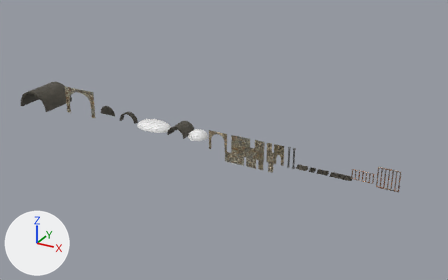
One commit to the Blender file Environnements Pre-tests/The Great Prison/Walls/Walls.blend: the scene before it, then after it.
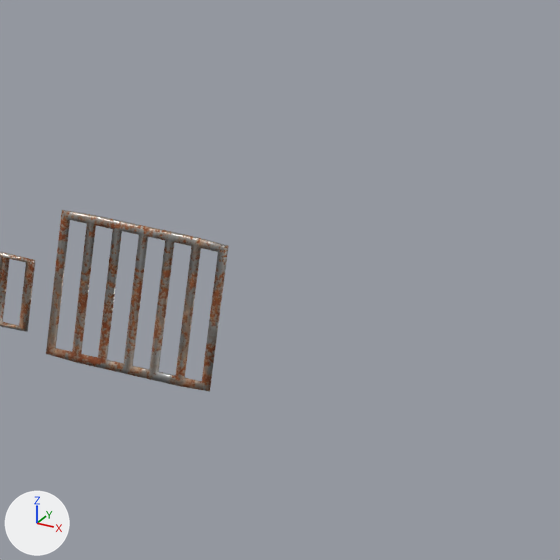
The first picture shows the older version from a 50 mm lens placed at (80.1, -193.4, 101.9), pointed at (-28.2, 3.4, 3.5). The close-ups show the older and then the newer version on the part from 82% to 100% of the width and 49% to 77% of the height of that picture. Only the edits that show in the close-ups are written down. Every picture has the same lights, and +X, +Y and +Z are marked at lower left.

In view in the first close-up: 'Barred walls', 'Large Barred Walls'.
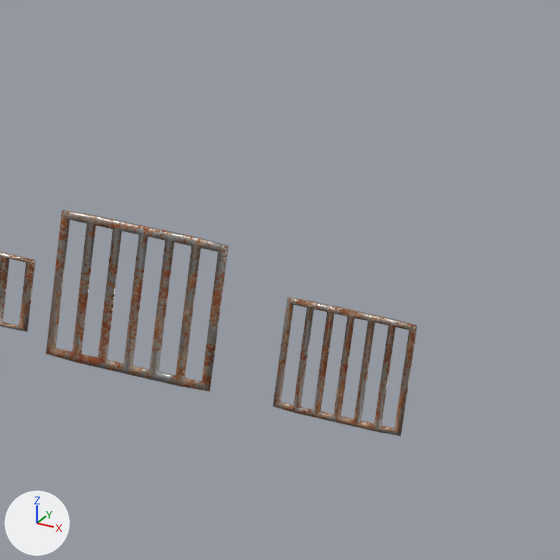
What differs and where, as boxes (x1, y1, x2, y2) in the close-ups (560 x 560 px):
'Barred walls Sm', added (brown)
    after: (273, 297, 417, 436)

Diff of the bpy script that builds the scene:
```diff
--- a/Environnements Pre-tests/The Great Prison/Walls/Walls.blend.py
+++ b/Environnements Pre-tests/The Great Prison/Walls/Walls.blend.py
@@ me_plane_011 @@
+me_plane_011.from_pydata(...)  # 294 vertices, 304 faces; spans x -3.0..3.0, y -3.0..3.0, z -0.19..0.19
+me_plane_011.polygons.foreach_set('use_smooth', [True] * 304)
+me_plane_011.materials.append(mat_rusted_iron_material)
@@ ob_barred_walls_sm @@
+ob_barred_walls_sm = bpy.data.objects.new('Barred walls Sm', me_plane_011)
+ob_barred_walls_sm.location = (48.0, 0.0, 3.0)
+ob_barred_walls_sm.rotation_euler = (1.571, 0.0, 0.0)  # degrees (90, 0, 0)
```
